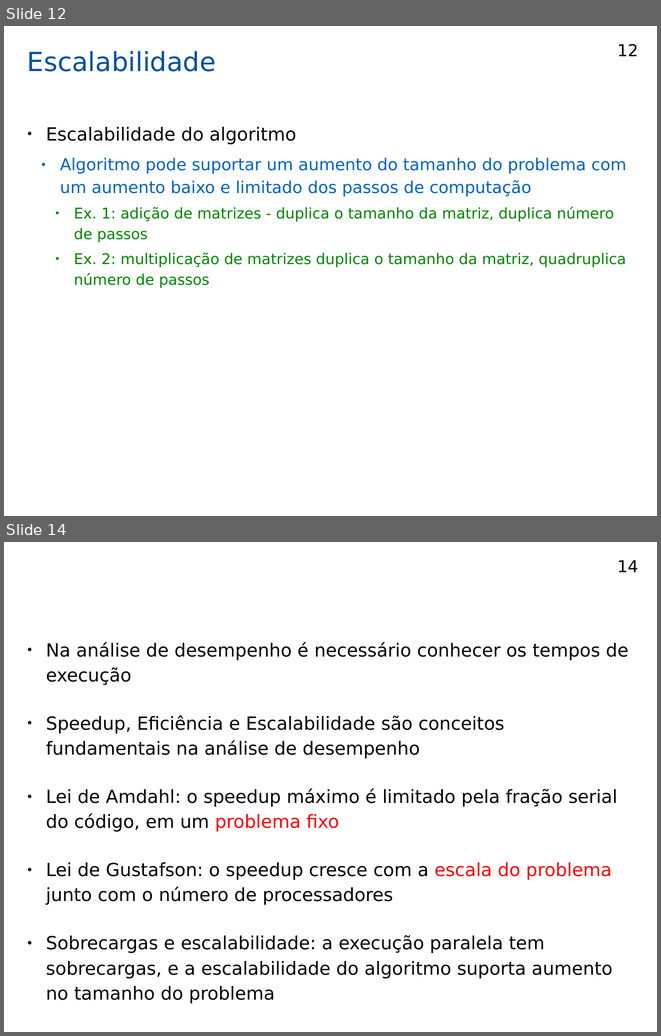
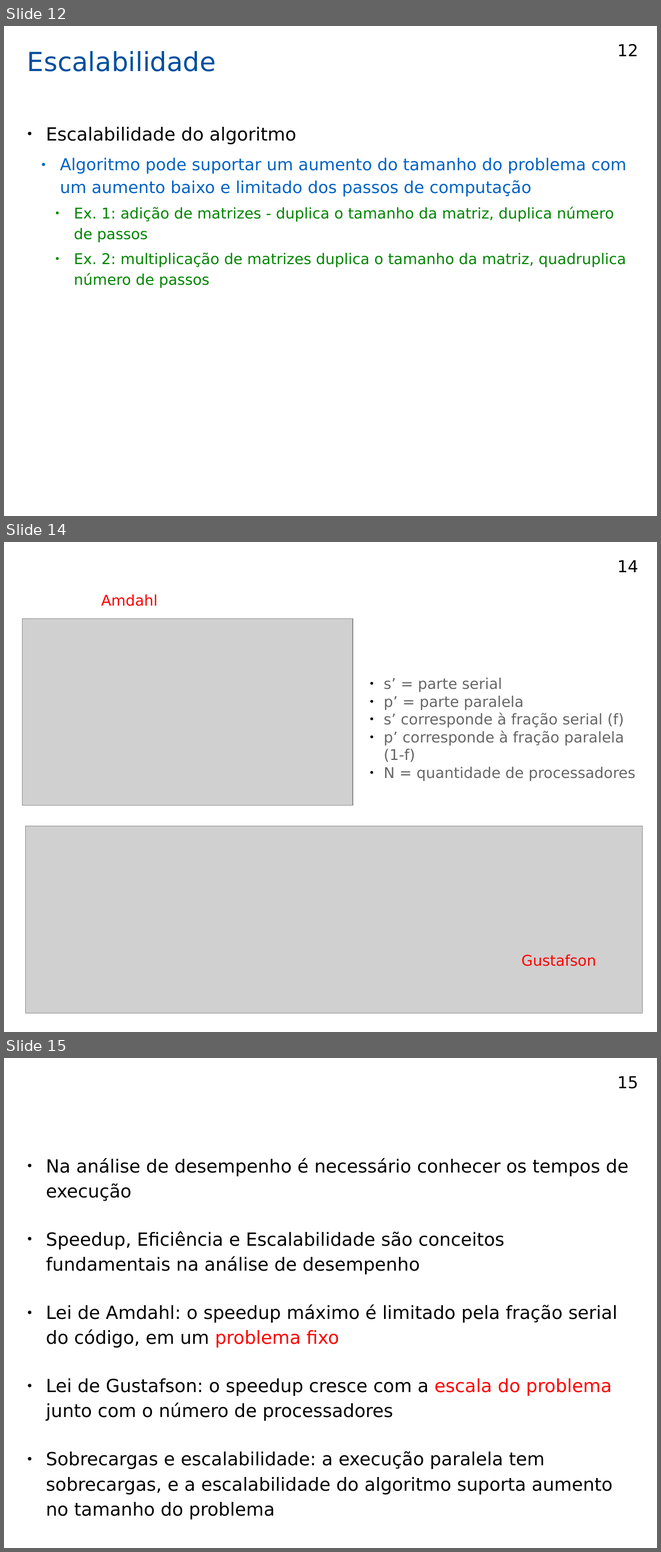
Before and after one commit to efurlanm/teaching, a slide deck: apd/APD-43-desempenho_2025-05-21.odp. Shown one above the other, each under a label of ours: slides 12 and 14 before the commit, slides 12, 14 and 15 after it; the slides between them are not shown. The pictures are 661x1036 and 661x1552 pixels, drawn with LibreOffice and Linux fonts; fonts in the diff are those of the drawing; grey boxes stand for pictures; background and template pictures are left out. Boxes give left, top, right and bottom in pixels: in the first picture for what was removed or moved away, otherwise in the second. Text is boxed around its words. In the diff, an @@ line names an element or a change of style, - is before the commit and + after.

```diff
--- a/apd/APD-43-desempenho_2025-05-21.odp
+++ b/apd/APD-43-desempenho_2025-05-21.odp
@@ slide 14 added at bbox=[4, 542, 657, 1032], background #FFFFFF @@
@@ page number added at bbox=[617, 560, 638, 572], 20 pt, text #000000 @@
+14
@@ text added at bbox=[101, 594, 158, 606], 18 pt, text #FF0000 @@
+Amdahl
@@ picture added at bbox=[23, 619, 353, 805] @@
@@ text added at bbox=[383, 678, 636, 780], 18 pt, text #666666 @@
+● s’ = parte serial
+● p’ = parte paralela
+● s’ corresponde à fração serial (f)
+● p’ corresponde à fração paralela (1-f)
+● N = quantidade de processadores
@@ picture added at bbox=[25, 826, 643, 1013] @@
@@ text added at bbox=[521, 954, 596, 966], 18 pt, text #FF0000 @@
+Gustafson
@@ what was slide 14 is now slide 15 @@
@@ page number at bbox=[617, 1076, 638, 1089]: text changed @@
-14
+15
```
Also in this commit, not shown: 1 slide changed, 22 other files.
